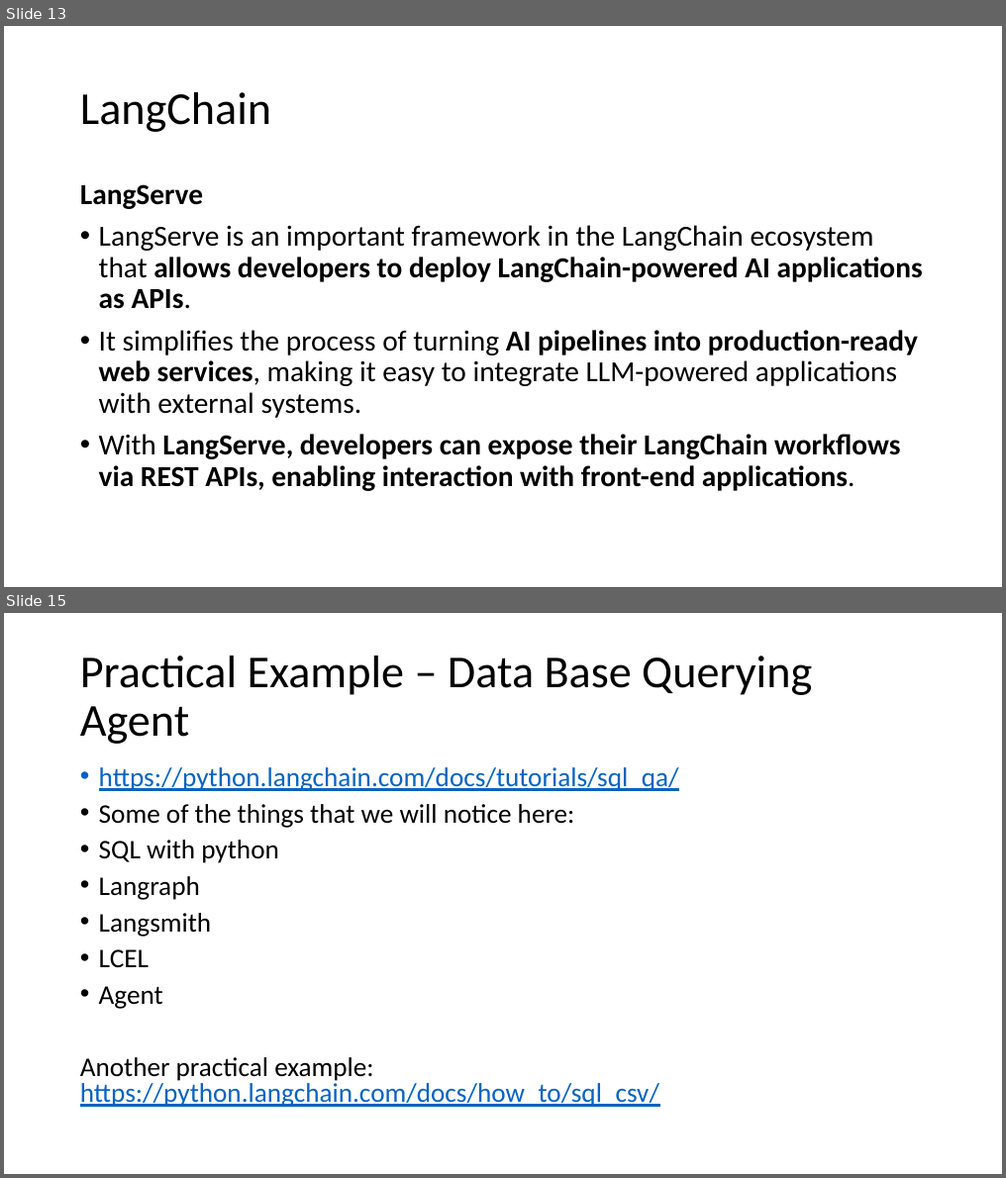
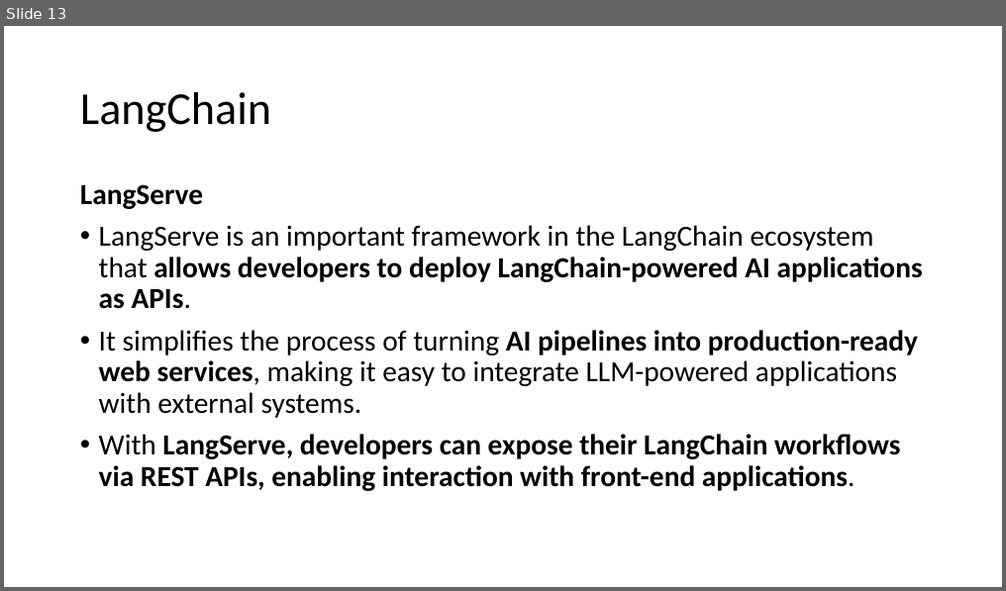
Before and after one commit to FS-G/AI_and_DataScince_Module, a slide deck: 12_agentic_ai/1_agentic_ai.pptx. Shown one above the other, each under a label of ours: slides 13 and 15 before the commit, slide 13 after it; the slides between them are not shown. The pictures are 1006x1178 and 1006x591 pixels, drawn with LibreOffice and Linux fonts; fonts in the diff are those of the drawing. Boxes give left, top, right and bottom in pixels: in the first picture for what was removed or moved away, otherwise in the second. Text is boxed around its words. In the diff, an @@ line names an element or a change of style, - is before the commit and + after.

```diff
--- a/12_agentic_ai/1_agentic_ai.pptx
+++ b/12_agentic_ai/1_agentic_ai.pptx
@@ slide 15 removed at [4,613,1002,1174], background #FFFFFF @@
@@ title removed at [80,656,812,744] @@
-Practical Example – Data Base Querying Agent
@@ text removed at [80,767,679,1107] @@
-• https://python.langchain.com/docs/tutorials/sql_qa/
-• Some of the things that we will notice here:
-• SQL with python
-• Langraph
-• Langsmith
-• LCEL
-• Agent
-Another practical example: https://python.langchain.com/docs/how_to/sql_csv/
```
Also in this commit, not shown: 1 other slide removed.
